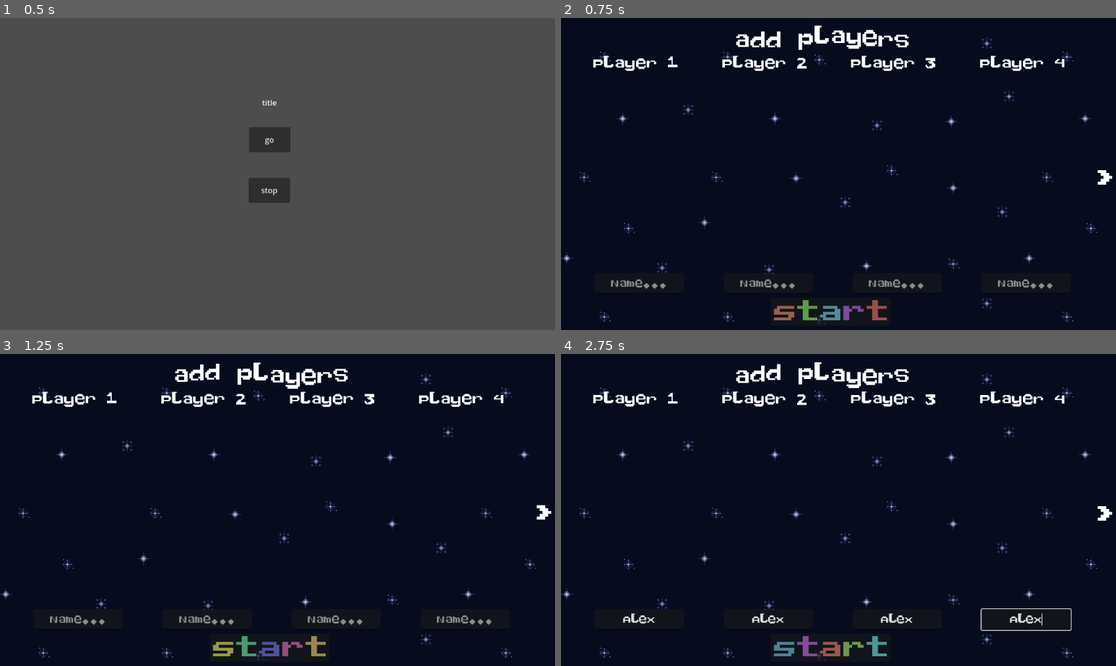
Above: before the commit, frames 1-4 (two rows, left to right).
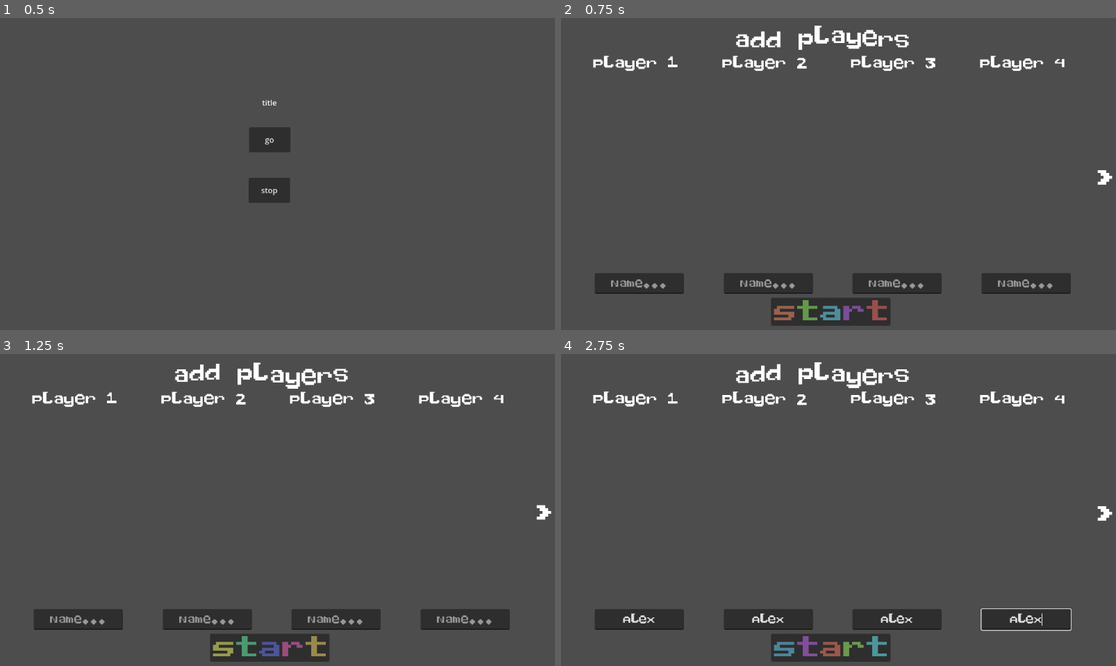
Above: after the commit, the same moments.

Repository: soko7awen/GGJ24
Game: Godot game, scene res://scenes/main.tscn
The game is run twice, just before and just after one commit, with the same random seed, the same clock (stepped at 60 frames per second) and the same inputs.
Inputs (mouse positions are in pixels of both pictures, inside the frame that each line leads up to):
- Up to frame 1 (0.5 s): no input
- Up to frame 2 (0.75 s): click "go" at 0.5 s
- Up to frame 3 (1.25 s): no input
- Up to frame 4 (2.75 s): click (638, 619) at 1.27 s; type "Alex" at 1.35 s; click (766, 619) at 1.5 s; type "Alex" at 1.58 s; click (899, 619) at 1.73 s; type "Alex" at 1.82 s; click (1027, 619) at 2.02 s; type "Alex" at 2.1 s

Frame 1 is identical in both runs. In frame 2, 97% of the frame differs, in the area x 0-100%, y 0-100%; in frame 3, 97%; in frame 4, 97%.

Commit message:
wee

Diff:
--- a/scenes/player_select.tscn
+++ b/scenes/player_select.tscn
@@ -1,8 +1,7 @@
-[gd_scene load_steps=5 format=3 uid="uid://7jftddgwah53"]
+[gd_scene load_steps=4 format=3 uid="uid://7jftddgwah53"]
 
 [ext_resource type="Script" path="res://scripts/player_select.gd" id="1_uymep"]
-[ext_resource type="Texture2D" uid="uid://bg4ckbg38kh4c" path="res://assets/sprites/scrollingStar_01.png" id="2_brsje"]
-[ext_resource type="Theme" uid="uid://b5i2s2wgetsyw" path="res://assets/base_theme.tres" id="2_oau2t"]
+[ext_resource type="Theme" path="res://assets/base_theme.tres" id="2_oau2t"]
 [ext_resource type="Theme" uid="uid://biufirpv8wudy" path="res://assets/instruction_theme.tres" id="2_tl41j"]
 
 [node name="Playerselect" type="Node2D"]
@@ -13,20 +12,10 @@
 limit_top = 0
 
 [node name="UI" type="Control" parent="."]
-texture_filter = 1
 layout_mode = 3
 anchors_preset = 0
 offset_right = 40.0
 offset_bottom = 40.0
-
-[node name="TextureRect" type="TextureRect" parent="UI"]
-offset_left = -217.0
-offset_top = -260.0
-offset_right = 1921.0
-offset_bottom = 858.0
-scale = Vector2(2, 2)
-texture = ExtResource("2_brsje")
-stretch_mode = 1
 
 [node name="nextarrow" type="RichTextLabel" parent="UI"]
 layout_mode = 0
